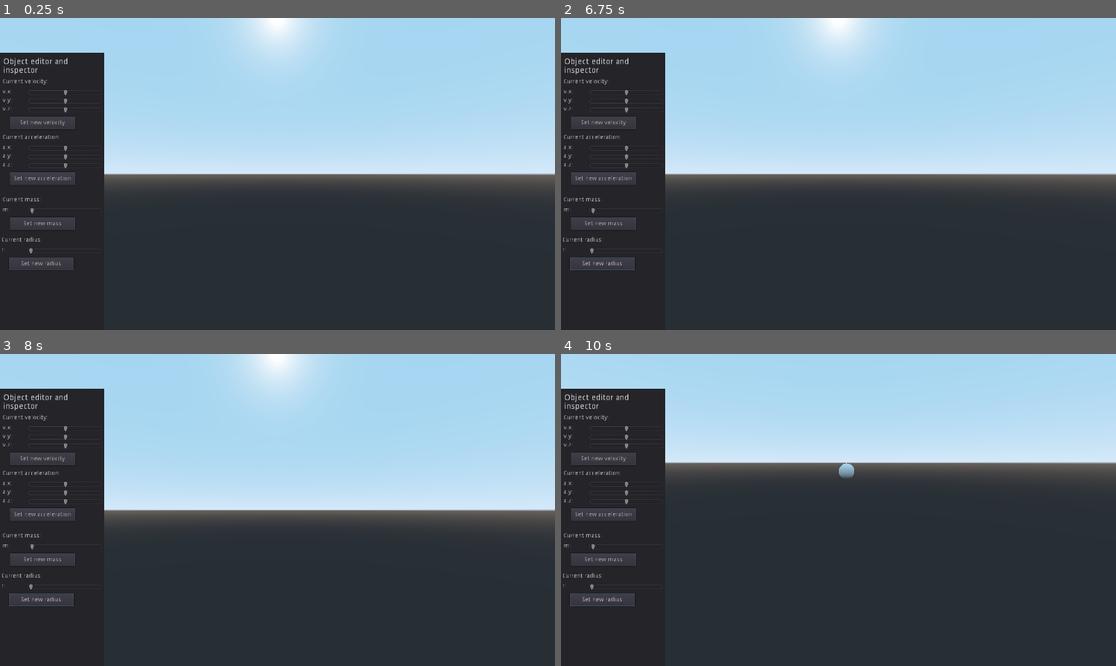
Above: before the commit, frames 1-4 (two rows, left to right).
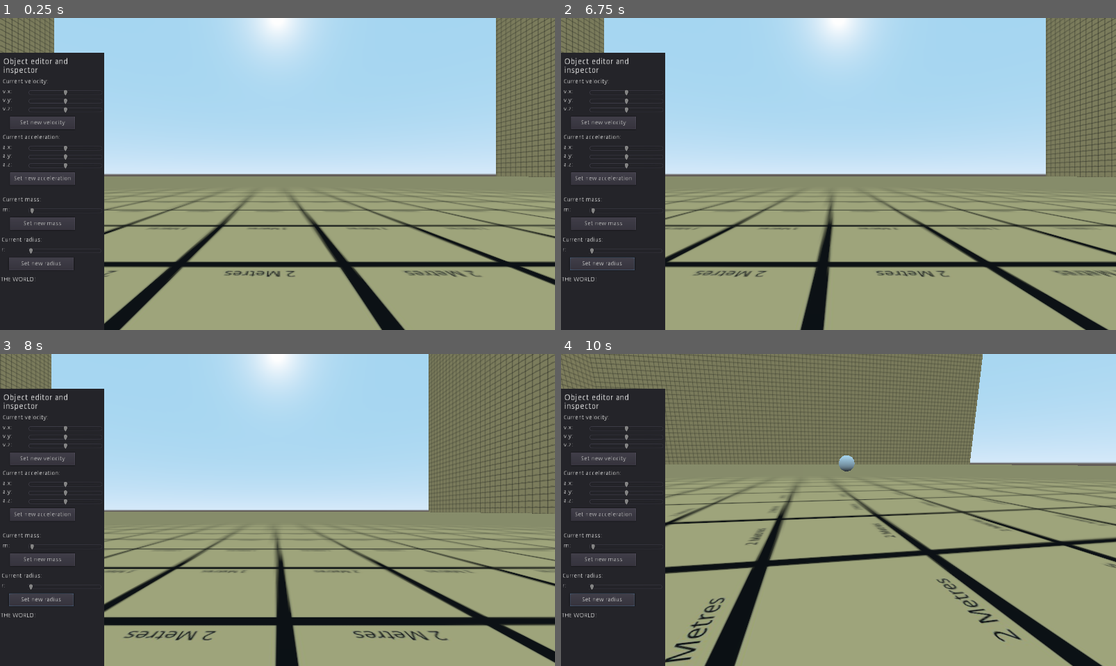
Above: after the commit, the same moments.

Repository: IvoMiricRibeiro/MaturaArbeit
Game: Godot game, scene res://Spatial.tscn
The game is run twice, just before and just after one commit, with the same random seed, the same clock (stepped at 60 frames per second) and the same inputs.
Inputs (mouse positions are in pixels of both pictures, inside the frame that each line leads up to):
- Up to frame 1 (0.25 s): no input
- Up to frame 2 (6.75 s): click "Set new velocity" at 0.5 s; click "Set new velocity" at 1.25 s; click "Set new acceleration" at 2 s; click "Set new acceleration" at 2.75 s; click "Set new mass" at 3.5 s; click "Set new mass" at 4.25 s; click "Set new radius" at 5 s; click "Set new radius" at 5.75 s; tap Enter at 6.5 s; move the mouse to (960, 158) at 6.52 s; hold D (move_right) from 6.53 s (still down); tap E (letter_e) at 6.6 s; click (960, 158) at 6.67 s
- Up to frame 3 (8 s): move the mouse to (166, 525) at 7.27 s; release D (move_right) at 7.28 s; hold S (move_backward) from 7.28 s (still down); tap G (letter_g) at 7.35 s
- Up to frame 4 (10 s): move the mouse to (894, 441) at 8.02 s; release S (move_backward) at 8.03 s; hold D (move_right) 8.03-8.78 s; tap T (letter_t) at 8.1 s; move the mouse to (810, 572) at 8.77 s; hold W (move_forward) 8.78-9.53 s; tap Down (look_down) at 8.85 s; click (810, 572) at 8.92 s; move the mouse to (1005, 556) at 9.52 s; hold A (move_left) from 9.53 s (still down); hold Left (look_left) from 9.53 s (still down)

The runs differ from the first frame. In frame 1, 46% of the frame differs, in the area x 0-100%, y 0-100%; in frame 2, 46%; in frame 3, 52%; in frame 4, 73%.
Error before the commit: Invalid call. Nonexistent function 'VSet' in base 'Nil'. (res://UIScript.gd:53)
Error after the commit: Invalid call. Nonexistent function 'VSet' in base 'Nil'. (res://UIScript.gd:57)

Commit message:
Update
Basically same state as version 1, with some strange glitch in it.

Diff:
--- a/Version 2/Body.gd
+++ b/Version 2/Body.gd
@@ -11,6 +11,10 @@
 var ResForce = Vector3() #Sum of all forces
 
 var CollidedOnce = false setget CollideSet , CollideGet
+var AgainstX = false
+var AgainstY = false
+var AgainstZ = false
+
 onready var Controler = get_parent()
 
 # Called when the node enters the scene tree for the first time.
@@ -19,6 +23,7 @@
 
 #Setters and Getter functions
 func VSet(param):
+	print("Setting param: ", param)
 	Velocity = param
 func VGet():
 	return Velocity
@@ -43,32 +48,52 @@
 	#Time stopping code
 	if Controler.TimeStopped == false:
 		for index in get_slide_count():
-			var collision = get_slide_collision(index)
-			if CollideGet() == false:
-				CollideSet(true)
-				collision.collider.CollideSet(true)
+			var collider = get_slide_collision(index).collider
+			#Code for other Kinematic Bodies
+			if collider is KinematicBody:
+				if CollideGet() == false:
+					CollideSet(true)
+					collider.CollideSet(true)
+					#Useful variables
+					var V1 = self.VGet()
+					var V2 = collider.VGet()
+					var M1 = self.MGet()
+					var M2 = collider.MGet()
+					#Code for elastic collisions
+					if Elastic == true and collider.Elastic == true:
+						var PD1 = self.translation-collider.translation
+						var PD2 = collider.translation-self.translation
+						var V1n = V1-(((2*M2)/(M1+M2))*(((Vector3(V1-V2).dot(PD1))/(PD1.length()*PD1.length()))*PD1))
+						var V2n = V2-(((2*M1)/(M1+M2))*(((Vector3(V2-V1).dot(PD2))/(PD2.length()*PD2.length()))*PD2))
+						VSet(V1n)
+						collider.VSet(V2n)
+					#Inelastic collisions here
+					if Elastic == false and collider.Elastic == false:
+						var Vn = ((M1*V1)+(M2*V2))/(M1+M2)
+						VSet(Vn)
+						collider.VSet(Vn)
+			if collider is StaticBody:
+				if Elastic == true:
+					var V = self.VGet()
+					var A = self.AGet()
+					if collider.collision_layer == 1:
+						VSet(Vector3(-V.x, V.y, V.z))
+						#ASet(Vector3(-A.x, A.y, A.z))
+					if collider.collision_layer == 2:
+						VSet(Vector3(V.x, -V.y, V.z))
+						#ASet(Vector3(A.x, -A.y, A.z))
+					if collider.collision_layer == 4:
+						VSet(Vector3(V.x, V.y, -V.z))
+						#ASet(Vector3(A.x, A.y, -A.z))
+				#if Elastic == false:
+				#	if collider.collision_layer == 1:
+				#		pass
+				#	if collider.collision_layer == 2:
+				#		pass
+				#	if collider.collision_layer == 4:
+				#		pass
 
-				#Useful variables
-				var V1 = self.VGet()
-				var V2 = collision.collider.VGet()
-				var M1 = self.MGet()
-				var M2 = collision.collider.MGet()
-
-				#Code for elastic collisions
-				if Elastic == true and collision.collider.Elastic == true:
-					var PD1 = self.translation-collision.collider.translation
-					var PD2 = collision.collider.translation-self.translation
-					var V1n = V1-(((2*M2)/(M1+M2))*(((Vector3(V1-V2).dot(PD1))/(PD1.length()*PD1.length()))*PD1))
-					var V2n = V2-(((2*M1)/(M1+M2))*(((Vector3(V2-V1).dot(PD2))/(PD2.length()*PD2.length()))*PD2))
-					VSet(V1n)
-					collision.collider.VSet(V2n)
-				#Inelastic collisions here
-				if Elastic == false and collision.collider.Elastic == false:
-					var Vn = ((M1*V1)+(M2*V2))/(M1+M2)
-					VSet(Vn)
-					collision.collider.VSet(Vn)
-
-		VSet(Velocity+Acceleration/60)
+		VSet(VGet()+(AGet()/60))
 		InnerForce = Acceleration*Mass
 		for j in OuterForces.size():
 			ResForce += OuterForces[j]
--- a/Version 2/Spatial.tscn
+++ b/Version 2/Spatial.tscn
@@ -1,8 +1,17 @@
-[gd_scene load_steps=4 format=2]
+[gd_scene load_steps=8 format=2]
 
 [ext_resource path="res://CameraScript.gd" type="Script" id=1]
 [ext_resource path="res://ControlScript.gd" type="Script" id=2]
 [ext_resource path="res://UIScript.gd" type="Script" id=3]
+[ext_resource path="res://sprite.jpg" type="Texture" id=4]
+
+[sub_resource type="CubeMesh" id=1]
+
+[sub_resource type="SpatialMaterial" id=2]
+albedo_texture = ExtResource( 4 )
+uv1_scale = Vector3( 300, 200, 1 )
+
+[sub_resource type="BoxShape" id=3]
 
 [node name="Spatial" type="Spatial"]
 
@@ -11,6 +20,7 @@
 
 [node name="Camera" type="Camera" parent="CameraBody"]
 transform = Transform( 1, 0, 0, 0, 1, 0, 0, 0, 1, 1.11421, 1.09392, 0.691177 )
+far = 250.0
 
 [node name="Control" type="Control" parent="."]
 margin_right = 40.0
@@ -217,6 +227,56 @@
 margin_bottom = 77.0
 text = "Set new radius"
 
+[node name="Time" type="RichTextLabel" parent="Control/UI"]
+margin_left = 2.0
+margin_top = 895.0
+margin_right = 237.0
+margin_bottom = 1022.0
+rect_scale = Vector2( 1.5, 1.5 )
+text = "THE WORLD!"
+
+[node name="Floor" type="StaticBody" parent="."]
+transform = Transform( 100, 0, 0, 0, 1, 0, 0, 0, 100, 0, -1, 0 )
+collision_layer = 2
+
+[node name="CSGMesh" type="CSGMesh" parent="Floor"]
+mesh = SubResource( 1 )
+material = SubResource( 2 )
+
+[node name="CollisionShape" type="CollisionShape" parent="Floor"]
+shape = SubResource( 3 )
+
+[node name="Wall1" type="StaticBody" parent="."]
+transform = Transform( -4.37114e-06, -1, 0, 1.19249e-06, -5.21253e-16, 100, -100, 4.37114e-08, 1.19249e-06, 101, 100, 0 )
+
+[node name="CSGMesh" type="CSGMesh" parent="Wall1"]
+mesh = SubResource( 1 )
+material = SubResource( 2 )
+
+[node name="CollisionShape" type="CollisionShape" parent="Wall1"]
+shape = SubResource( 3 )
+
+[node name="Wall2" type="StaticBody" parent="."]
+transform = Transform( -4.37114e-06, -1, 0, 1.19249e-06, -5.21253e-16, 100, -100, 4.37114e-08, 1.19249e-06, -101, 100, 0 )
+
+[node name="CSGMesh" type="CSGMesh" parent="Wall2"]
+mesh = SubResource( 1 )
+material = SubResource( 2 )
+
+[node name="CollisionShape" type="CollisionShape" parent="Wall2"]
+shape = SubResource( 3 )
+
+[node name="Wall3" type="StaticBody" parent="."]
+transform = Transform( 100, 0, 0, 0, -4.37114e-08, 100, 0, -1, -4.37114e-06, 0, 100, 101 )
+collision_layer = 4
+
+[node name="CSGMesh" type="CSGMesh" parent="Wall3"]
+mesh = SubResource( 1 )
+material = SubResource( 2 )
+
+[node name="CollisionShape" type="CollisionShape" parent="Wall3"]
+shape = SubResource( 3 )
+
 [connection signal="pressed" from="Control/UI/Velocity/VSet" to="Control/UI" method="_on_VSet_pressed"]
 [connection signal="pressed" from="Control/UI/Acceleration/ASet" to="Control/UI" method="_on_ASet_pressed"]
 [connection signal="pressed" from="Control/UI/Mass/MSet" to="Control/UI" method="_on_MSet_pressed"]
--- a/Version 2/UIScript.gd
+++ b/Version 2/UIScript.gd
@@ -30,6 +30,8 @@
 onready var RV = $Radius/RVal
 onready var RSet = $Radius/RSet
 
+onready var Warudo = $Time
+
 func _physics_process(delta):
 	Selected = get_parent().SelectedBody
 	if Selected != null:
@@ -49,6 +51,8 @@
 		R.text = "Current radius: "+str(Selected.scale.x)
 		RV.text = "r: "+str(RSl.value)
 
+		Warudo.text = "Time stopped?: "+str(get_parent().TimeStopped)
+
 func _on_VSet_pressed():
 	Selected.VSet(Vector3(VxS.value, VyS.value, VzS.value))
 
Binary file added: Version 2/sprite.jpg
Not shown, added: Version 2/sprite.jpg.import
